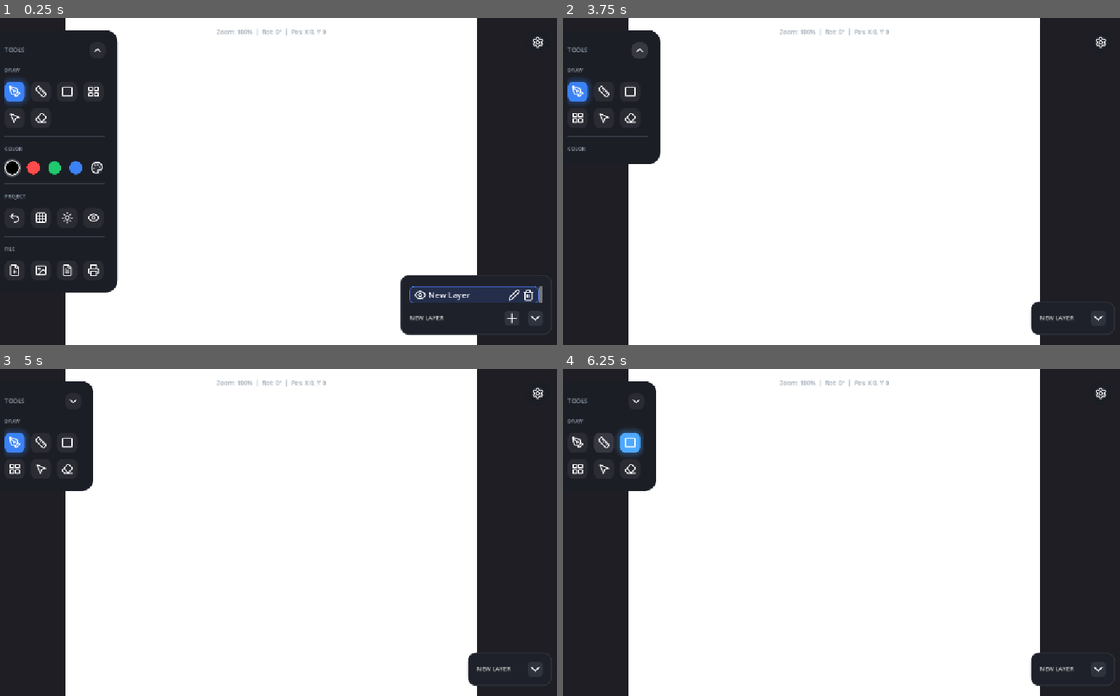
Above: before the commit, frames 1-4 (two rows, left to right).
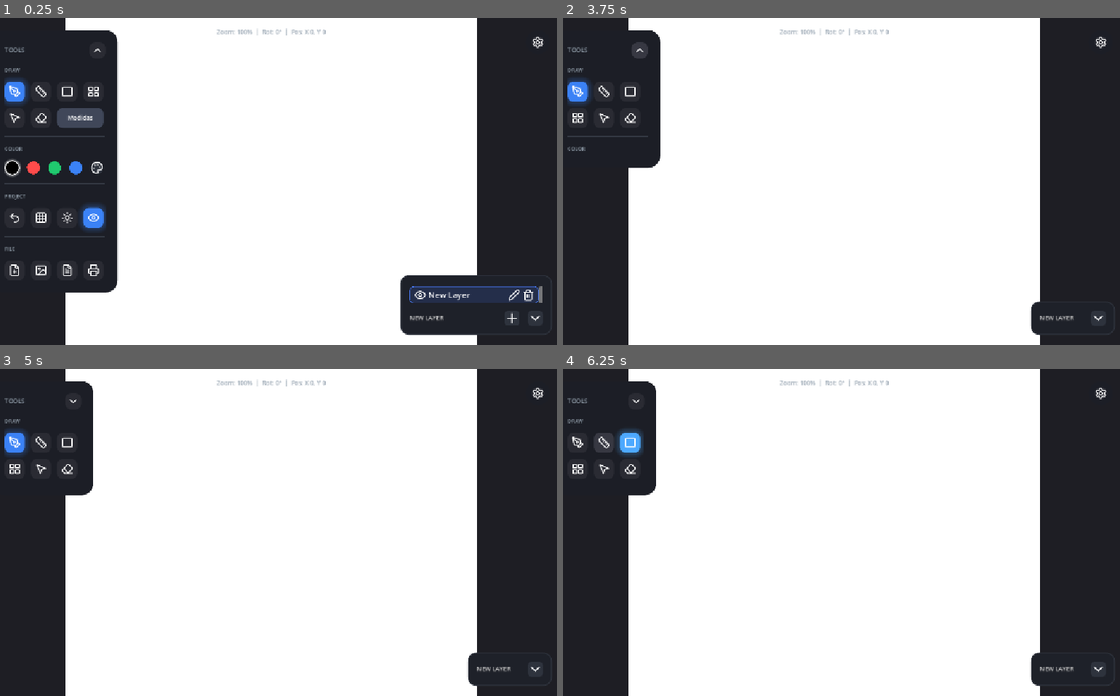
Above: after the commit, the same moments.

Repository: OmarSaez/plan-2d
Game: Godot game, scene res://src/main.tscn
Two runs of this game, one before a commit and one after it. Both use one fixed random seed, a clock stepped at 60 frames per second and the inputs below.
Inputs (mouse positions are in pixels of both pictures, inside the frame that each line leads up to):
- Up to frame 1 (0.25 s): no input
- Up to frame 2 (3.75 s): click (640, 119) at 0.5 s, where only the run after the commit has a clickable "Medidas"; click (1097, 318) at 1.25 s; click (579, 269) at 2 s; click (579, 269) at 2.75 s; click (663, 50) at 3.5 s
- Up to frame 3 (5 s): click (16, 444) at 4.25 s
- Up to frame 4 (6.25 s): click (601, 444) at 5 s; click (629, 444) at 5.75 s

The runs differ from the first frame. In frame 1, 0.8% of the frame differs, in the area x 10-20%, y 27-66%; in frame 2, less than 0.1%; in frame 3, less than 0.1%; in frame 4, less than 0.1%.

Commit message:
Se agrega boton para ocultar medidas y boton para dibujar sin poner medidas

Diff:
--- a/src/canvas/layer.gd
+++ b/src/canvas/layer.gd
@@ -23,6 +23,7 @@
 	default_font = ThemeDB.fallback_font
 	EventBus.unit_changed.connect(func(_u): queue_redraw())
 	EventBus.camera_view_changed.connect(func(): queue_redraw())
+	EventBus.measures_visibility_changed.connect(func(_v): queue_redraw())
 
 func clear() -> void:
 	lines.clear()
@@ -41,7 +42,12 @@
 	current_line.append(point)
 	var text = EventBus.format_length(current_length_mm)
 	var offset = Vector2(0, -45).rotated(deg_to_rad(get_snapped_camera_angle()))
-	stroke_updated.emit([{"text": text, "pos": point + offset}])
+
+	if EventBus.auto_measure and EventBus.show_measures:
+		stroke_updated.emit([{"text": text, "pos": point + offset}])
+	else:
+		stroke_updated.emit([])
+
 	queue_redraw()
 
 func set_current_line(points: PackedVector2Array) -> void:
@@ -79,7 +85,10 @@
 			var text = EventBus.format_length(current_length_mm)
 			bubbles_data.append({"text": text, "pos": current_line[-1] + offset})
 
-		stroke_updated.emit(bubbles_data)
+		if EventBus.auto_measure and EventBus.show_measures:
+			stroke_updated.emit(bubbles_data)
+		else:
+			stroke_updated.emit([])
 	queue_redraw()
 
 func finish_line() -> void:
@@ -99,7 +108,8 @@
 						"color": EventBus.current_color,
 						"label_angle": get_snapped_camera_angle(),
 						"label_offset_t": 0.5,
-						"label_side": default_sides[i]
+						"label_side": default_sides[i],
+						"show_measure": EventBus.auto_measure
 					})
 		else:
 			lines.append({
@@ -109,7 +119,8 @@
 				"color": EventBus.current_color,
 				"label_angle": get_snapped_camera_angle(),
 				"label_offset_t": 0.5,
-				"label_side": 1
+				"label_side": 1,
+				"show_measure": EventBus.auto_measure
 			})
 	current_line = PackedVector2Array()
 	current_length_mm = 0.0
@@ -181,7 +192,8 @@
 					"color": line_data.get("color", Color.BLACK),
 					"label_angle": line_data.get("label_angle", 0.0),
 					"label_offset_t": line_data.get("label_offset_t", 0.5),
-					"label_side": line_data.get("label_side", 1)
+					"label_side": line_data.get("label_side", 1),
+					"show_measure": line_data.get("show_measure", true)
 				})
 
 	if erased_something:
@@ -255,6 +267,8 @@
 		return pos + Vector2(0, -15 * side) # Desplazamiento simple para a pulso
 
 func _draw_length_text(line_data: Dictionary) -> void:
+	if not EventBus.show_measures: return
+	if not line_data.get("show_measure", true): return
 	if line_data["points"].size() < 2 or default_font == null: return
 
 	var type = line_data.get("type", "freehand")
--- a/src/globals/event_bus.gd
+++ b/src/globals/event_bus.gd
@@ -12,6 +12,14 @@
 signal layers_changed(layers_info: Array)
 signal active_layer_changed(index: int)
 signal camera_view_changed()
+signal measures_visibility_changed(visible: bool)
+
+var show_measures: bool = true
+var auto_measure: bool = true
+
+func toggle_measures_visibility() -> void:
+	show_measures = !show_measures
+	measures_visibility_changed.emit(show_measures)
 
 func emit_layers_changed(info: Array) -> void:
 	layers_changed.emit(info)
--- a/src/ui/main_ui.gd
+++ b/src/ui/main_ui.gd
@@ -22,9 +22,10 @@
 @onready var sidebar: PanelContainer = $Sidebar
 @onready var content_wrapper: Control = $Sidebar/Margin/VBox/ContentWrapper
 @onready var vbox_tools: VBoxContainer = $Sidebar/Margin/VBox/ContentWrapper/VBoxTools
-@onready var tools_grid: GridContainer = $Sidebar/Margin/VBox/ContentWrapper/VBoxTools/ToolsGrid
+@onready var tools_grid: HFlowContainer = $Sidebar/Margin/VBox/ContentWrapper/VBoxTools/ToolsGrid
 @onready var color_grid: HBoxContainer = $Sidebar/Margin/VBox/ContentWrapper/VBoxTools/ColorGrid
 @onready var label_dibujo: Label = $Sidebar/Margin/VBox/ContentWrapper/VBoxTools/LabelDibujo
+@onready var eye_btn: SquishyButton = $Sidebar/Margin/VBox/ContentWrapper/VBoxTools/ProyGrid/EyeButton
 
 @onready var settings_widget: PanelContainer = $SettingsWidget
 @onready var settings_btn: SquishyButton = $SettingsWidget/Margin/VBox/Header/SettingsBtn
@@ -52,6 +53,9 @@
 	collapse_btn.pivot_offset = Vector2(16, 16)
 	settings_btn.tapped.connect(_on_settings_pressed)
 
+	eye_btn.tapped.connect(_on_eye_pressed)
+	eye_btn.set_active(true)
+
 	sidebar.custom_minimum_size.x = 248
 	sidebar.size.x = 248
 
@@ -75,6 +79,7 @@
 	_setup_eraser_options()
 	_setup_unit_options()
 	_setup_color_options()
+	_setup_auto_measure_btn()
 
 	var layer_panel = load("res://src/ui/layer_panel.gd").new()
 	layer_panel.set_anchors_preset(Control.PRESET_BOTTOM_RIGHT)
@@ -90,7 +95,9 @@
 	vbox_tools.offset_left = 0
 	vbox_tools.offset_top = 0
 
-	tools_grid.columns = 4
+	tools_grid.custom_minimum_size = Vector2(196, 92)
+	tools_grid.size = Vector2(196, 92)
+	tools_grid.size_flags_horizontal = Control.SIZE_SHRINK_BEGIN
 
 	# Calcular la altura base dinámicamente en el siguiente frame
 	call_deferred("_initialize_heights")
@@ -101,7 +108,7 @@
 	base_content_height = vbox_tools.size.y
 	content_wrapper.custom_minimum_size.y = base_content_height
 
-	collapsed_content_h = label_dibujo.size.y + 16 + tools_grid.size.y
+	collapsed_content_h = label_dibujo.size.y + 24 + 92
 
 	_on_global_tool_selected("pen") # Activar visualmente lápiz
 
@@ -174,6 +181,10 @@
 	EventBus.perfect_dimensions_cancelled.emit()
 	EventBus.tool_selected.emit("pen")
 
+func _on_eye_pressed() -> void:
+	EventBus.toggle_measures_visibility()
+	eye_btn.set_active(EventBus.show_measures)
+
 func _on_collapse_pressed() -> void:
 	is_collapsed = !is_collapsed
 
@@ -181,7 +192,9 @@
 	tw.set_parallel(true)
 
 	if is_collapsed:
-		tools_grid.columns = 3
+		auto_measure_btn.hide()
+		tools_grid.custom_minimum_size.x = 144
+		tools_grid.size.x = 144
 		dim_inputs_grid.columns = 1
 		dim_buttons_grid.columns = 1
 
@@ -199,7 +212,9 @@
 		tw.tween_property(sidebar, "size", Vector2(200, 96 + target_h), 0.4)
 		tw.tween_property(collapse_btn, "rotation_degrees", 180, 0.4)
 	else:
-		tools_grid.columns = 4
+		auto_measure_btn.show()
+		tools_grid.custom_minimum_size.x = 196
+		tools_grid.size.x = 196
 		dim_inputs_grid.columns = 2
 		dim_buttons_grid.columns = 2
 
@@ -277,6 +292,42 @@
 func _on_global_unit_changed(unit: String) -> void:
 	label_ancho.text = "ANCHO (%s)" % unit
 	label_alto.text = "ALTO (%s)" % unit
+
+var auto_measure_btn: Button
+
+func _setup_auto_measure_btn() -> void:
+	auto_measure_btn = Button.new()
+	auto_measure_btn.custom_minimum_size = Vector2(92, 40)
+	auto_measure_btn.text = "Medidas"
+	auto_measure_btn.add_theme_font_size_override("font_size", 12)
+
+	_update_auto_measure_btn_style()
+
+	auto_measure_btn.pressed.connect(func():
+		EventBus.auto_measure = !EventBus.auto_measure
+		_update_auto_measure_btn_style()
+	)
+
+	tools_grid.add_child(auto_measure_btn)
+
+func _update_auto_measure_btn_style() -> void:
+	var sb = StyleBoxFlat.new()
+	sb.corner_radius_top_left = 12
+	sb.corner_radius_top_right = 12
+	sb.corner_radius_bottom_left = 12
+	sb.corner_radius_bottom_right = 12
+
+	if EventBus.auto_measure:
+		sb.bg_color = Color(0.25, 0.28, 0.35)
+		auto_measure_btn.add_theme_color_override("font_color", Color.WHITE)
+	else:
+		sb.bg_color = Color(0.15, 0.17, 0.22)
+		auto_measure_btn.add_theme_color_override("font_color", Color(0.6, 0.6, 0.6))
+
+	auto_measure_btn.add_theme_stylebox_override("normal", sb)
+	auto_measure_btn.add_theme_stylebox_override("hover", sb)
+	auto_measure_btn.add_theme_stylebox_override("pressed", sb)
+	auto_measure_btn.add_theme_stylebox_override("focus", sb)
 
 func _on_unit_selected(index: int) -> void:
 	if index == 0:
--- a/src/ui/main_ui.tscn
+++ b/src/ui/main_ui.tscn
@@ -179,11 +179,10 @@
 theme_override_font_sizes/font_size = 10
 text = "UI_DRAW"
 
-[node name="ToolsGrid" type="GridContainer" parent="Sidebar/Margin/VBox/ContentWrapper/VBoxTools"]
+[node name="ToolsGrid" type="HFlowContainer" parent="Sidebar/Margin/VBox/ContentWrapper/VBoxTools"]
 layout_mode = 2
 theme_override_constants/h_separation = 12
 theme_override_constants/v_separation = 12
-columns = 5
 
 [node name="PenButton" type="Button" parent="Sidebar/Margin/VBox/ContentWrapper/VBoxTools/ToolsGrid"]
 custom_minimum_size = Vector2(40, 40)
